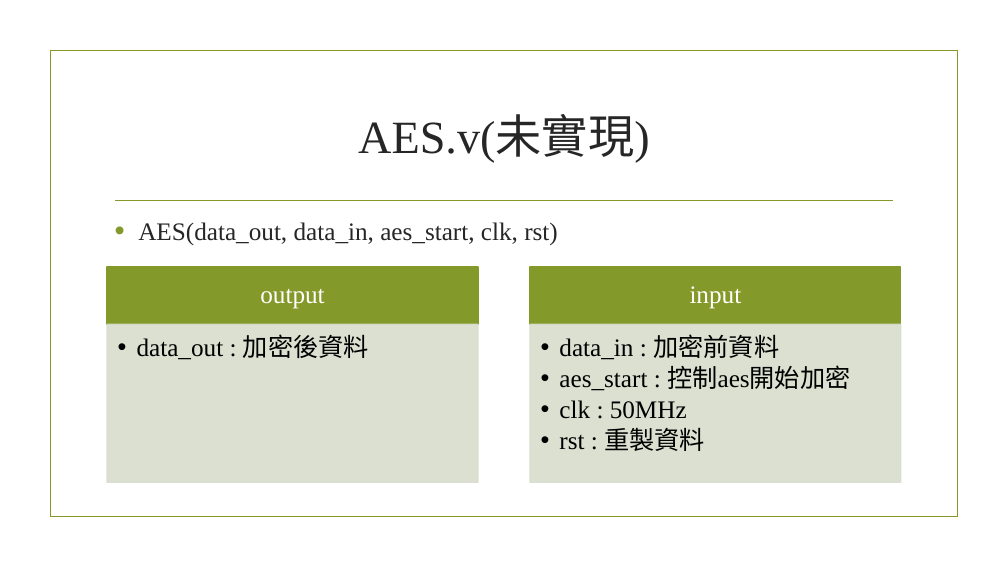
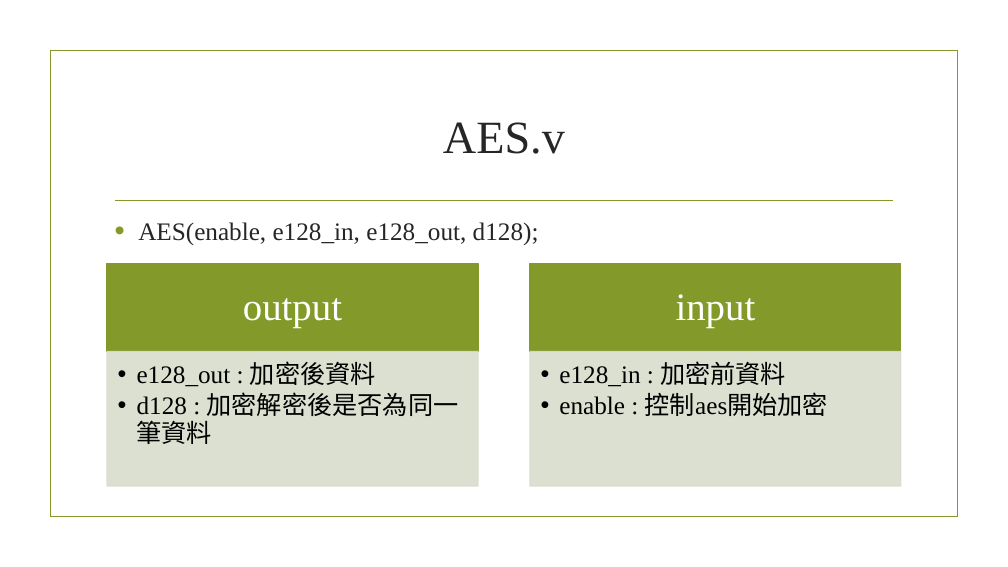
Before and after one commit to Justina0331/rs232_AES, a slide deck: slide 8 of rs232.pptx. Drawn at 1008x567 pixels with LibreOffice and Linux fonts; fonts in the diff are those of the drawing; background and template pictures are left out. Boxes give left, top, right and bottom in pixels: in the first picture for what was removed or moved away, otherwise in the second. Text is boxed around its words. In the diff, an @@ line names an element or a change of style, - is before the commit and + after.

```diff
--- a/rs232.pptx
+++ b/rs232.pptx
@@ title at (443,122,565,154): text changed @@
-AES.v(未實現)
+AES.v
@@ text at (138,222,539,245): text changed @@
-• AES(data_out, data_in, aes_start, clk, rst)
+• AES(enable, e128_in, e128_out, d128);
@@ text "output" at (243,298,342,328): size 24 to 37 pt; more space between paragraphs @@
@@ rectangle: place and size @@
-rectangle at (107,267,479,324)
+rectangle at (107,264,479,352)
@@ text "input" at (676,294,756,328): size 24 to 37 pt; more space between paragraphs @@
@@ rectangle: place and size @@
-rectangle at (530,267,901,324)
+rectangle at (530,264,901,352)
@@ rectangle: place and size @@
-rectangle at (107,324,479,482)
+rectangle at (107,352,479,486)
@@ rectangle: place and size @@
-rectangle at (530,324,901,482)
+rectangle at (530,352,901,486)
@@ text at (137,361,459,444): text changed @@
-  • data_out : 加密後資料
+  • e128_out : 加密後資料
+  • d128 : 加密解密後是否為同一筆資料
@@ text at (559,361,828,416): text changed @@
-  • data_in : 加密前資料
-  • aes_start : 控制aes開始加密
-  • clk : 50MHz
-  • rst : 重製資料
+  • e128_in : 加密前資料
+  • enable : 控制aes開始加密
```
Also in this commit, not shown: 1 other slide changed, 5 slides added.
